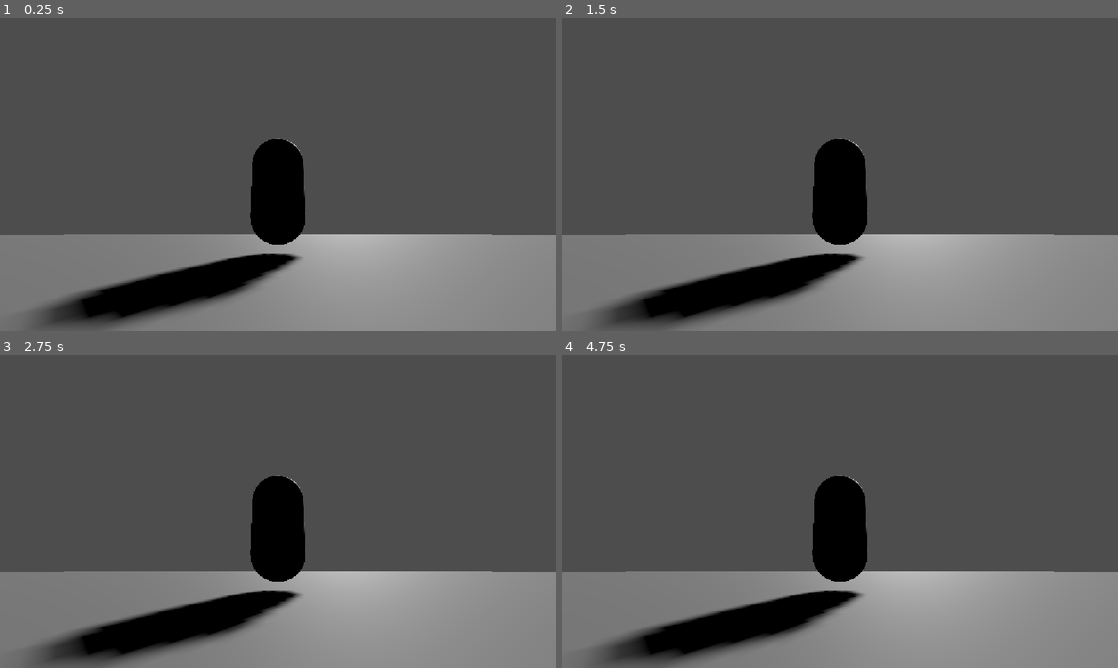
Above: before the commit, frames 1-4 (two rows, left to right).
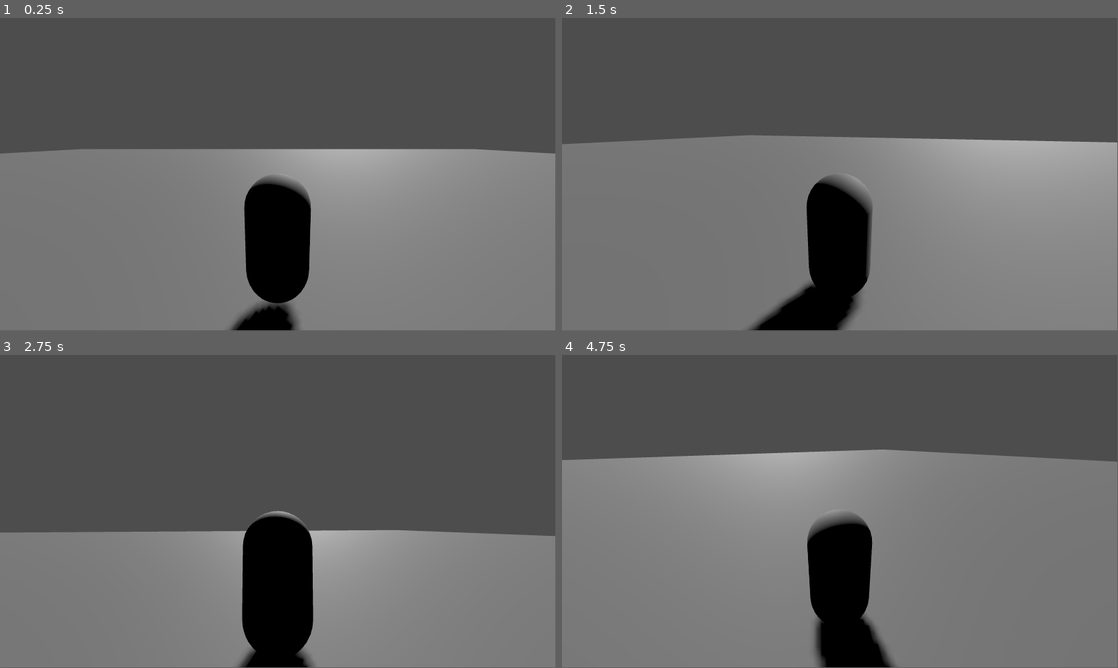
Above: after the commit, the same moments.

Repository: Gameknight9999999990/fencers-2-take_3
Game: Godot game, scene res://level.tscn
Two runs of this game, one before a commit and one after it. Both use one fixed random seed, a clock stepped at 60 frames per second and the inputs below. Before the commit the project has no main scene; this scene is started directly in both runs.
Inputs (mouse positions are in pixels of both pictures, inside the frame that each line leads up to):
- Up to frame 1 (0.25 s): no input
- Up to frame 2 (1.5 s): move the mouse to (962, 158) at 0.52 s; hold D (straif_right, bound only after the commit) 0.53-1.28 s; move the mouse to (728, 190) at 1.27 s; hold S (move_backward, bound only after the commit) from 1.28 s (still down)
- Up to frame 3 (2.75 s): move the mouse to (333, 442) at 2.02 s; release S (move_backward, bound only after the commit) at 2.03 s; hold D (straif_right, bound only after the commit) from 2.03 s (still down)
- Up to frame 4 (4.75 s): move the mouse to (812, 574) at 2.77 s; release D (straif_right, bound only after the commit) at 2.78 s; hold W (move_forward, bound only after the commit) 2.78-3.53 s; move the mouse to (1006, 558) at 3.52 s; hold A (straif_left, bound only after the commit) from 3.53 s (still down); tap Escape (ui_cancel) at 4.15 s; move the mouse to (673, 464) at 4.27 s
In our replay, the window is 800x450 before the commit and 799x449 after it. These sizes can differ from the game's own. Grey fills any space a smaller window leaves; there, only what the larger window draws over its background counts as a difference.

The runs differ from the first frame. In frame 1, 36% of the frame differs, in the area x 0-100%, y 38-100%; in frame 2, 40%; in frame 3, 23%; in frame 4, 52%, in the area x 0-100%, y 30-100%.

Commit message:
Walking scripts

Diff:
--- a/level.tscn
+++ b/level.tscn
@@ -1,11 +1,12 @@
 [gd_scene format=3 uid="uid://bwj3xaqhbubv3"]
 
-[ext_resource type="Script" uid="uid://c8r7eoxh58rv0" path="res://player_test.gd" id="1_u52ul"]
+[ext_resource type="PackedScene" uid="uid://dgdefelxw4jhd" path="res://player.tscn" id="1_u52ul"]
 
 [sub_resource type="PlaneMesh" id="PlaneMesh_j3t2j"]
 size = Vector2(100, 100)
 
-[sub_resource type="CapsuleMesh" id="CapsuleMesh_j3t2j"]
+[sub_resource type="ConcavePolygonShape3D" id="ConcavePolygonShape3D_vonw3"]
+data = PackedVector3Array(50, 0, 50, -50, 0, 50, 50, 0, -50, -50, 0, 50, -50, 0, -50, 50, 0, -50)
 
 [node name="Node3D" type="Node3D" unique_id=472994791]
 
@@ -13,14 +14,15 @@
 transform = Transform3D(-0.8660254, -0.43301278, 0.24999999, -0.222568, 0.7815834, 0.58274424, -0.44773152, 0.44902927, -0.77324593, 0, 1.4019676, -3.2087622)
 shadow_enabled = true
 
-[node name="Camera3D" type="Camera3D" parent="." unique_id=1256221764]
-transform = Transform3D(1, 0, 0, 0, 0.9613656, -0.2752752, 0, 0.2752752, 0.9613656, 0, 0.36168185, 1.0877353)
-
 [node name="MeshInstance3D" type="MeshInstance3D" parent="." unique_id=1901734213]
 transform = Transform3D(1, 0, 0, 0, 1, 0, 0, 0, 1, 0.0007529259, 0.0032721162, -0.00013148785)
 mesh = SubResource("PlaneMesh_j3t2j")
 
-[node name="player_test" type="MeshInstance3D" parent="." unique_id=874114340]
-transform = Transform3D(1, 0, 0, 0, 1, 0, 0, 0, 1, 0, 1.1548941, -2.7007926)
-mesh = SubResource("CapsuleMesh_j3t2j")
-script = ExtResource("1_u52ul")
+[node name="StaticBody3D" type="StaticBody3D" parent="MeshInstance3D" unique_id=1608377242]
+
+[node name="CollisionShape3D" type="CollisionShape3D" parent="MeshInstance3D/StaticBody3D" unique_id=1657217665]
+shape = SubResource("ConcavePolygonShape3D_vonw3")
+
+[node name="Player" parent="." unique_id=431479889 instance=ExtResource("1_u52ul")]
+transform = Transform3D(1, 0, 0, 0, 1, 0, 0, 0, 1, 0, 1.4291079, -1.0719067)
+linear_damp = 3.0
--- /dev/null
+++ b/player.gd
@@ -0,0 +1,39 @@
+extends RigidBody3D
+
+var mouse_sensitivity := 0.001
+var twist_input := 0.0
+var pitch_input := 0.0
+
+@onready var twist_pivot := $TwistPivot
+@onready var pitch_pivot := $TwistPivot/PitchPivot
+
+# Called when the node enters the scene tree for the first time.
+func _ready() -> void:
+	Input.set_mouse_mode(Input.MOUSE_MODE_CAPTURED)
+
+
+
+# Called every frame. 'delta' is the elapsed time since the previous frame.
+func _process(delta: float) -> void:
+	var input := Vector3.ZERO
+	input.x = Input.get_axis("straif_left", "straif_right")
+	input.z = Input.get_axis("move_forward", "move_backward")
+
+	apply_central_force(input * 1200.0 * delta)
+
+	if Input.is_action_just_pressed("ui_cancel"):
+		Input.set_mouse_mode(Input.MOUSE_MODE_VISIBLE)
+
+	twist_pivot.rotate_y(twist_input)
+	pitch_pivot.rotate_x(pitch_input)
+	pitch_pivot.rotation.x = clamp(pitch_pivot.rotation.x, -0.5, 0.5)
+	twist_input = 0.0
+	pitch_input = 0.0
+
+
+
+func _unhandled_input(event: InputEvent) -> void:
+	if event is InputEventMouseMotion:
+		if Input.get_mouse_mode() == Input.MOUSE_MODE_CAPTURED:
+			twist_input = - event.relative.x * mouse_sensitivity
+			pitch_input = - event.relative.y * mouse_sensitivity
--- /dev/null
+++ b/player.tscn
@@ -0,0 +1,26 @@
+[gd_scene format=3 uid="uid://dgdefelxw4jhd"]
+
+[ext_resource type="Script" uid="uid://b6ufo22wj6hdi" path="res://player.gd" id="1_4flbx"]
+
+[sub_resource type="CapsuleMesh" id="CapsuleMesh_j3t2j"]
+
+[sub_resource type="CapsuleShape3D" id="CapsuleShape3D_j3t2j"]
+
+[node name="Player" type="RigidBody3D" unique_id=431479889]
+lock_rotation = true
+script = ExtResource("1_4flbx")
+
+[node name="MeshInstance3D" type="MeshInstance3D" parent="." unique_id=1266410539]
+mesh = SubResource("CapsuleMesh_j3t2j")
+
+[node name="CollisionShape3D" type="CollisionShape3D" parent="." unique_id=928717509]
+shape = SubResource("CapsuleShape3D_j3t2j")
+
+[node name="TwistPivot" type="Node3D" parent="." unique_id=815305866]
+transform = Transform3D(1, 0, 0, 0, 1, 0, 0, 0, 1, 0, 1, 0)
+
+[node name="PitchPivot" type="Node3D" parent="TwistPivot" unique_id=320505626]
+transform = Transform3D(1, 0, 0, 0, 0.9848077, 0.17364818, 0, -0.17364818, 0.9848077, 0, 0, 0)
+
+[node name="Camera3D" type="Camera3D" parent="TwistPivot/PitchPivot" unique_id=649653554]
+transform = Transform3D(1, 0, 0, 0, 1, 0, 0, 0, 1, 0, 0, 3)
--- a/project.godot
+++ b/project.godot
@@ -11,13 +11,43 @@
 [application]
 
 config/name="Fencers-2"
+run/main_scene="uid://bwj3xaqhbubv3"
 config/features=PackedStringArray("4.7", "Forward Plus")
 config/icon="res://icon.svg"
 
 [display]
 
-window/stretch/mode="canvas_items"
-window/stretch/aspect="expand"
+window/size/viewport_width=1920
+window/size/viewport_height=1080
+window/size/mode=2
+
+[input]
+
+move_forward={
+"deadzone": 0.5,
+"events": [Object(InputEventKey,"resource_local_to_scene":false,"resource_name":"","device":16,"window_id":0,"alt_pressed":false,"shift_pressed":false,"ctrl_pressed":false,"meta_pressed":false,"pressed":false,"keycode":0,"physical_keycode":87,"key_label":0,"unicode":0,"location":0,"echo":false,"script":null)
+]
+}
+move_backward={
+"deadzone": 0.5,
+"events": [Object(InputEventKey,"resource_local_to_scene":false,"resource_name":"","device":16,"window_id":0,"alt_pressed":false,"shift_pressed":false,"ctrl_pressed":false,"meta_pressed":false,"pressed":false,"keycode":0,"physical_keycode":83,"key_label":0,"unicode":0,"location":0,"echo":false,"script":null)
+]
+}
+straif_right={
+"deadzone": 0.5,
+"events": [Object(InputEventKey,"resource_local_to_scene":false,"resource_name":"","device":-1,"window_id":0,"alt_pressed":false,"shift_pressed":false,"ctrl_pressed":false,"meta_pressed":false,"pressed":false,"keycode":0,"physical_keycode":68,"key_label":0,"unicode":100,"location":0,"echo":false,"script":null)
+]
+}
+straif_left={
+"deadzone": 0.5,
+"events": [Object(InputEventKey,"resource_local_to_scene":false,"resource_name":"","device":-1,"window_id":0,"alt_pressed":false,"shift_pressed":false,"ctrl_pressed":false,"meta_pressed":false,"pressed":false,"keycode":0,"physical_keycode":65,"key_label":0,"unicode":97,"location":0,"echo":false,"script":null)
+]
+}
+jump={
+"deadzone": 0.5,
+"events": [Object(InputEventKey,"resource_local_to_scene":false,"resource_name":"","device":-1,"window_id":0,"alt_pressed":false,"shift_pressed":false,"ctrl_pressed":false,"meta_pressed":false,"pressed":false,"keycode":0,"physical_keycode":32,"key_label":0,"unicode":32,"location":0,"echo":false,"script":null)
+]
+}
 
 [physics]
 
@@ -26,3 +56,5 @@
 [rendering]
 
 rendering_device/driver.windows="d3d12"
+lights_and_shadows/directional_shadow/soft_shadow_filter_quality=3
+anti_aliasing/quality/msaa_3d=1
Not shown, added: player.gd.uid
